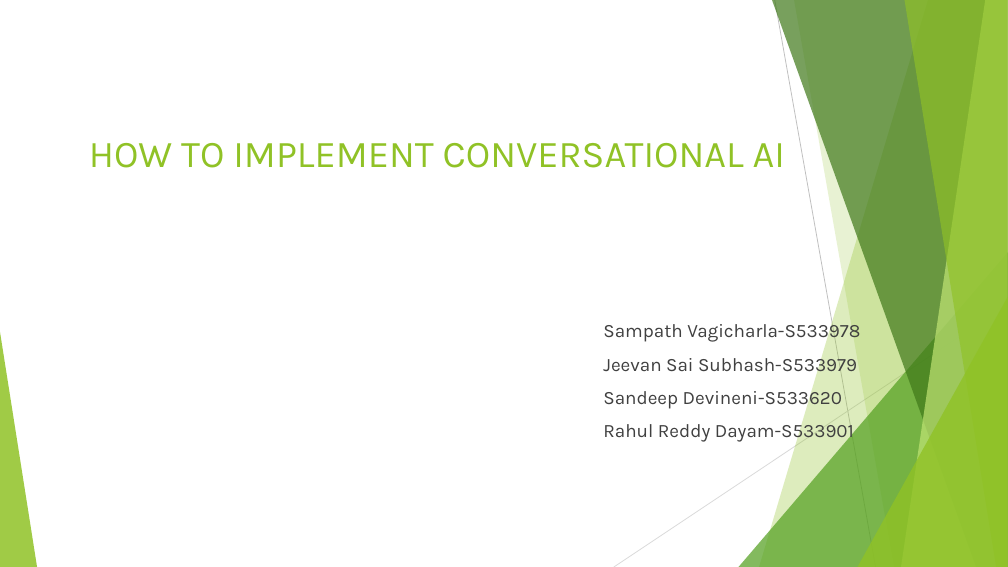
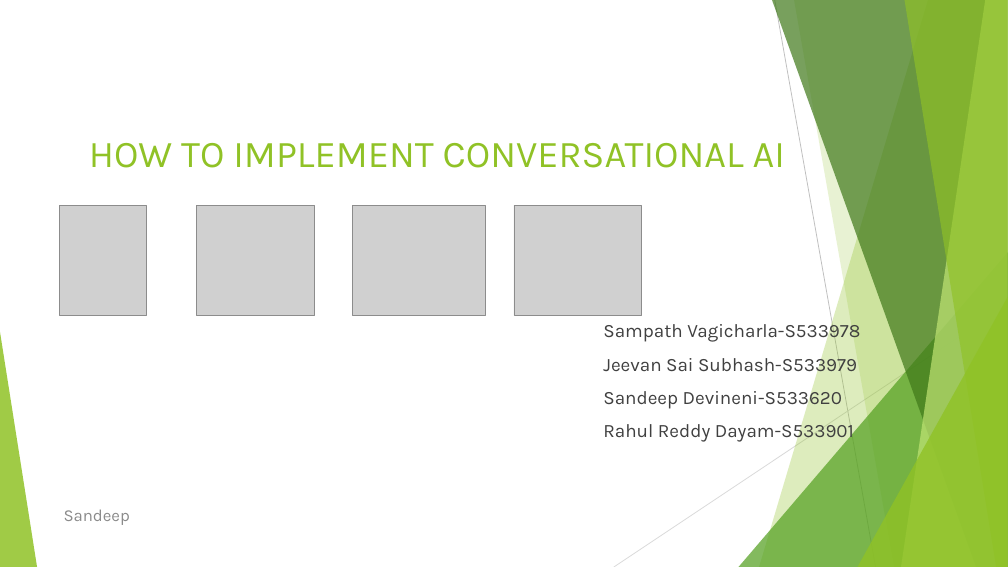
Before and after one commit to Sampath2609/Workshop02, a slide deck: slide 1 of .NETPresentation.pptx. Drawn at 1008x567 pixels with LibreOffice and Linux fonts; fonts in the diff are those of the drawing; grey boxes stand for pictures. Boxes give left, top, right and bottom in pixels: in the first picture for what was removed or moved away, otherwise in the second. Text is boxed around its words. In the diff, an @@ line names an element or a change of style, - is before the commit and + after.

```diff
--- a/.NETPresentation.pptx
+++ b/.NETPresentation.pptx
@@ picture added at (59,205,147,315) @@
@@ picture added at (197,205,315,315) @@
@@ picture added at (352,205,485,315) @@
@@ picture added at (514,205,641,315) @@
@@ text added at (64,509,130,525), 16 pt, text #8C8C8C @@
+Sandeep
```
Also in this commit, not shown: 12 other slides changed, 2 slides added.
